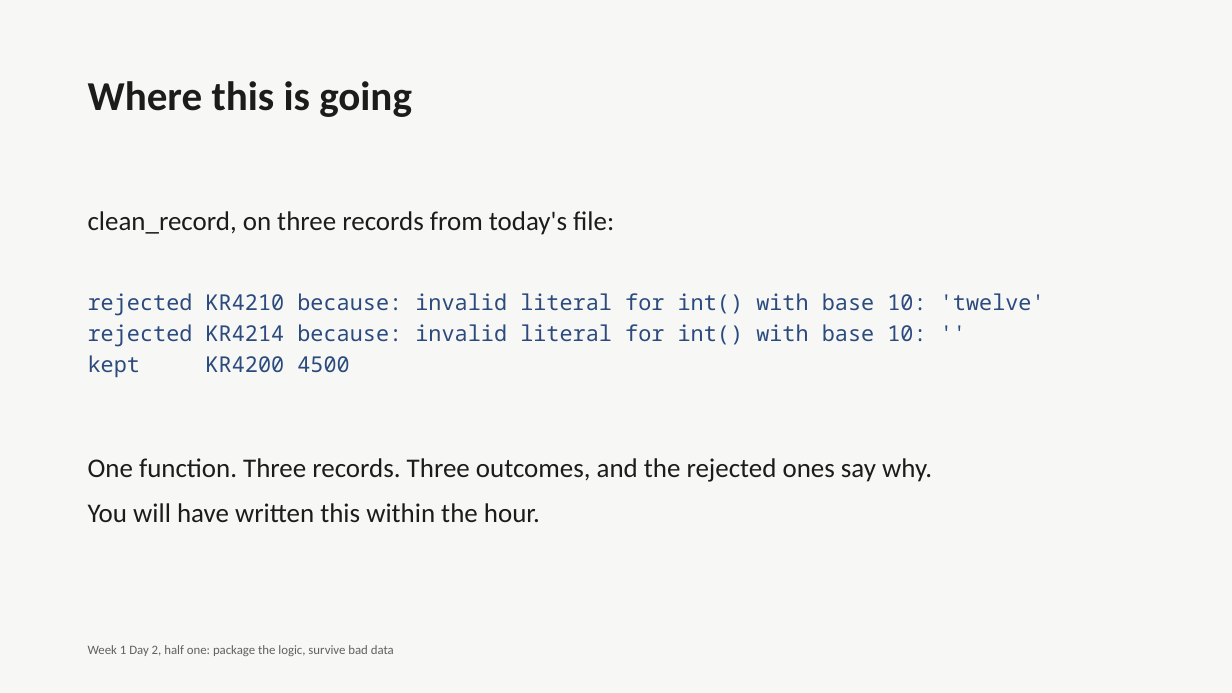
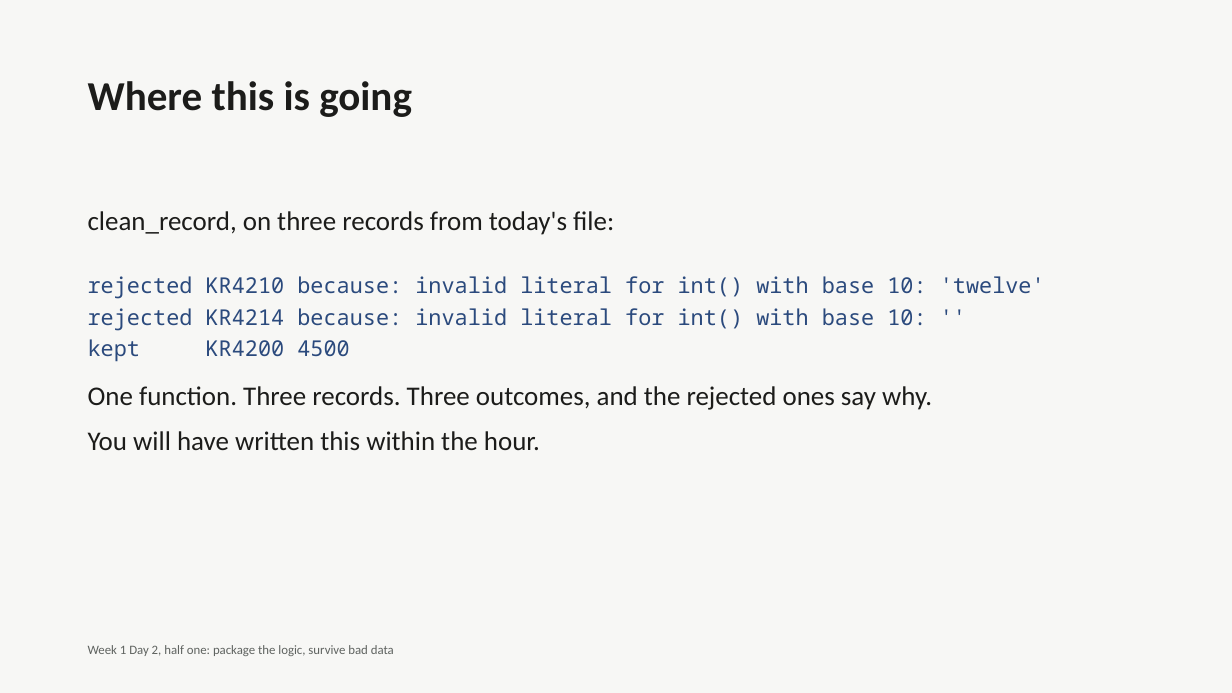
Before and after one commit to fde-academy-lab/c2-content-factory, a slide deck: slide 3 of content/W01/D2/C2_W01_D02_deck_half1_STUDENT.pptx. Drawn at 1232x693 pixels with LibreOffice and Linux fonts; fonts in the diff are those of the drawing. Boxes give left, top, right and bottom in pixels: in the first picture for what was removed or moved away, otherwise in the second. Text is boxed around its words. In the diff, an @@ line names an element or a change of style, - is before the commit and + after.

```diff
--- a/content/W01/D2/C2_W01_D02_deck_half1_STUDENT.pptx
+++ b/content/W01/D2/C2_W01_D02_deck_half1_STUDENT.pptx
@@ text "rejected KR4210 because: invalid literal ...": place and size @@
-text "rejected KR4210 because: invalid literal ..." at [88, 293, 1045, 378]
+text "rejected KR4210 because: invalid literal ..." at [88, 276, 1045, 362]
@@ text "One function. Three records. Three ...": place and size @@
-text "One function. Three records. Three ..." at [88, 458, 932, 523]
+text "One function. Three records. Three ..." at [88, 386, 932, 451]
```
Also in this commit, not shown: 31 other slides changed, 30 slides added, 5 other files.
